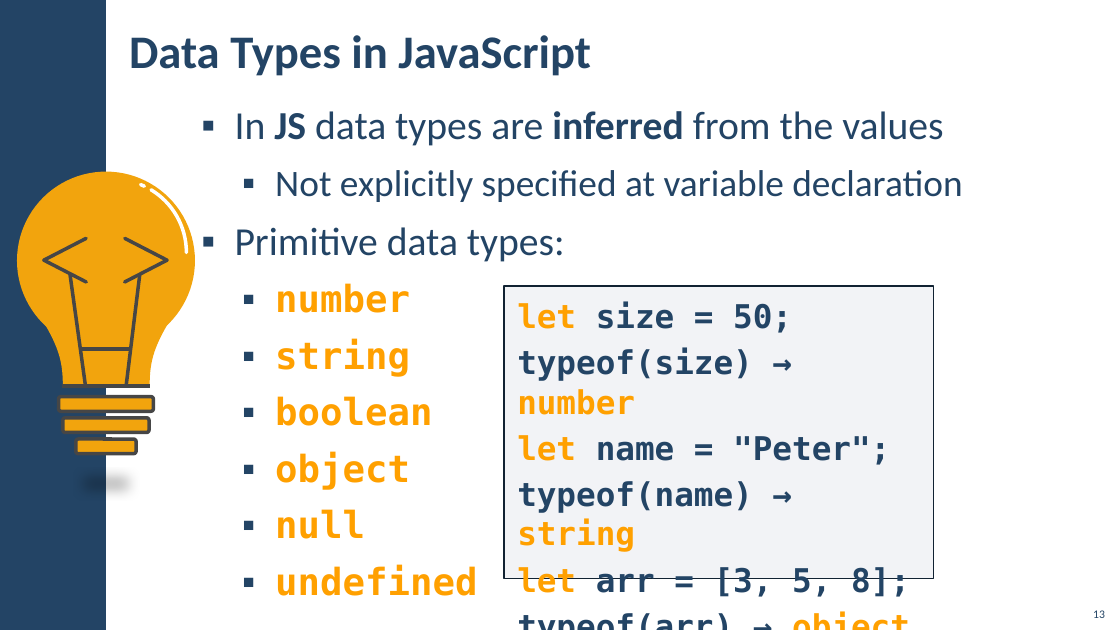
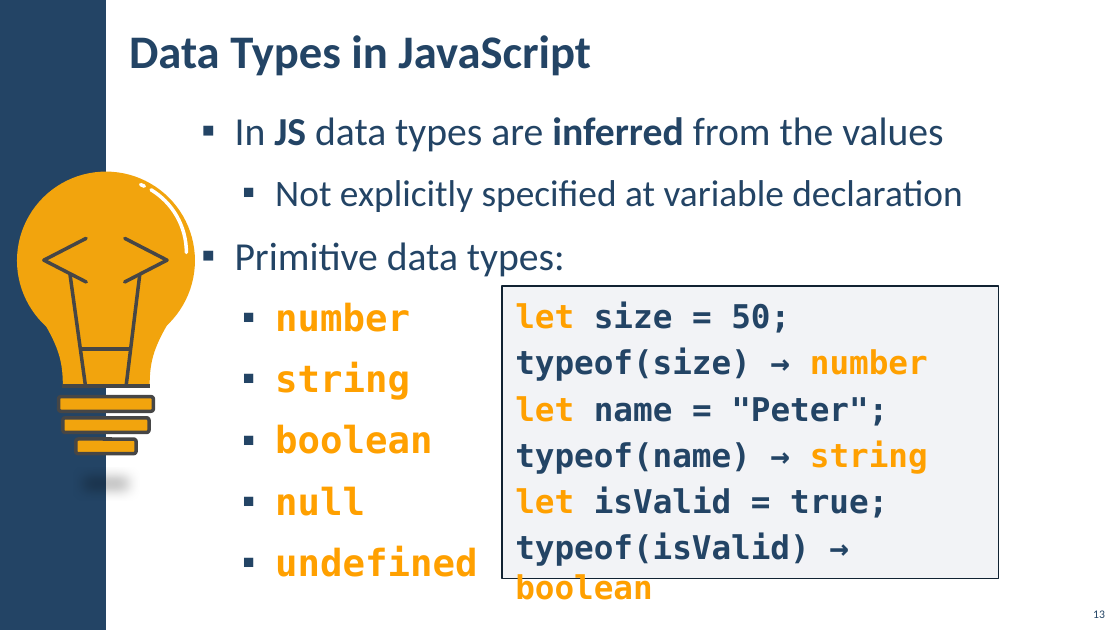
Before and after one commit to DBeneva/JavaScript, a slide deck: slide 13 of 02 - Fundamentals/Common/00. Language Comparison.pptx. Drawn at 1120x630 pixels with LibreOffice and Linux fonts; fonts in the diff are those of the drawing; background and template pictures are left out. Boxes give left, top, right and bottom in pixels: in the first picture for what was removed or moved away, otherwise in the second. Text is boxed around its words. In the diff, an @@ line names an element or a change of style, - is before the commit and + after.

```diff
--- a/02 - Fundamentals/Common/00. Language Comparison.pptx
+++ b/02 - Fundamentals/Common/00. Language Comparison.pptx
@@ text "In JS data types are ..." at <box>235,117,962,577</box>: line spacing 0.95 to 1.05 @@
@@ rectangle "let size = 50;": place and size @@
-rectangle "let size = 50;" at <box>504,287,933,580</box>
+rectangle "let size = 50;" at <box>502,287,999,580</box>
@@ text at <box>275,452,410,490</box>: paragraph removed @@
-  ▪ object
@@ text in rectangle at <box>515,486,888,566</box>: text changed @@
-let arr = [3, 5, 8];
-typeof(arr) → object
+let isValid = true;
+typeof(isValid) → boolean
```
Also in this commit, not shown: 16 other files.
